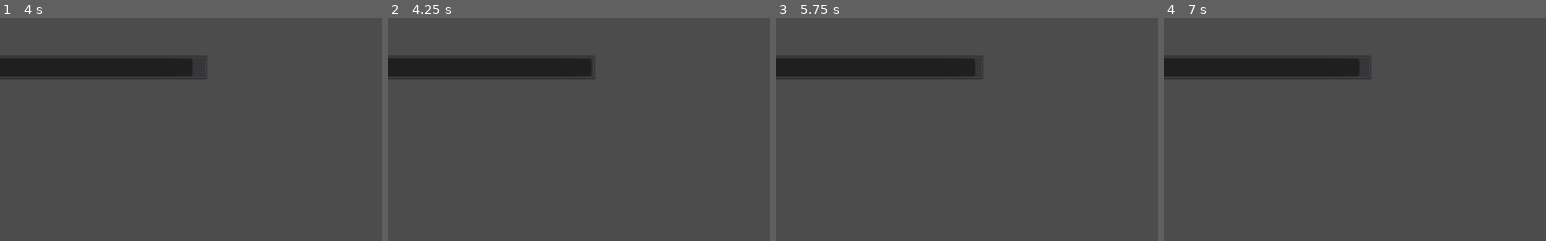
Above: before the commit, frames 1-4 (left to right).
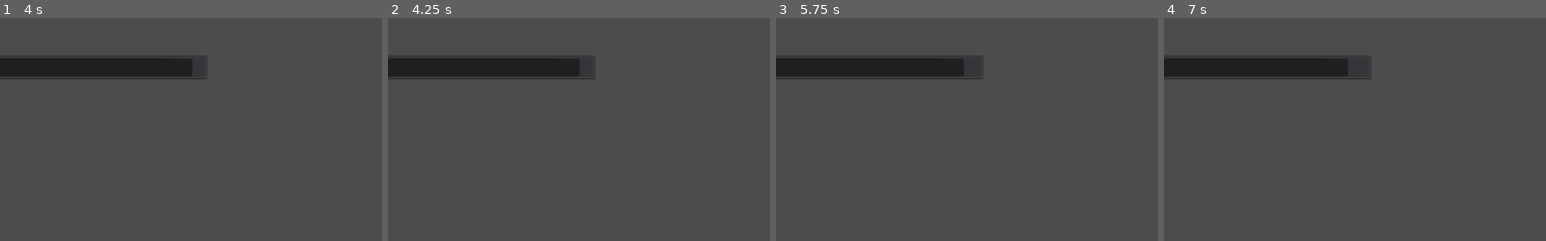
Above: after the commit, the same moments.

Repository: bosskab123/godot-wild-jam-36
Game: Godot game, scene res://scenes/tests/Temp.tscn
Same seed, same stepped clock (60 frames per second), same inputs: the game is played once before the commit and once after it. This scene is started directly instead of the project's main scene.
Inputs:
- Up to frame 1 (4 s): tap Enter at 0.5, 2, 3.5 s; hold D (move_right) 0.53-2.03 s; tap W (jump) at 0.6, 0.77, 1.07, 1.35, 1.52, 1.82, 2.1, 2.85, 3.02, 3.32, 3.6, 3.77 s; tap Space at 1.25, 2.75 s; hold A (move_left) 2.03-2.78 s; hold D (move_right) from 2.78 s (still down)
- Up to frame 2 (4.25 s): keep holding D (move_right); tap W (jump) at 4.07 s
- Up to frame 3 (5.75 s): release D (move_right) at 4.28 s; hold A (move_left) 4.28-5.03 s; tap W (jump) at 4.35, 4.52, 4.82, 5.1 s; tap Space at 5 s; hold D (move_right) from 5.03 s (still down)
- Up to frame 4 (7 s): release D (move_right) at 5.78 s; hold A (move_left) from 5.78 s (still down); tap W (jump) at 5.85, 6.02, 6.32, 6.6, 6.77 s
The pictures show only the part of the screen within x 15-65%, y 0-50%; the shares and areas given below are measured in that part.

Frame 1 is identical in both runs. In frame 2, 0.2% of the frame differs, in the area x 50-53%, y 18-26%; in frame 3, 0.2%; in frame 4, 0.2%.

Commit message:
fix right side wallhang, ceiling collision bug / extract functions

Diff:
--- a/scenes/player/PlayerAirState.gd
+++ b/scenes/player/PlayerAirState.gd
@@ -16,5 +16,12 @@
 	if player.is_on_floor():
 		change_state.call_func("idle")
 
-	if wall_check_ray.is_colliding():
+	if wall_check_ray.is_colliding() and is_moving_toward_facing():
 		change_state.call_func("wall_hang")
+
+func is_moving_toward_facing():
+	return (
+		Input.is_action_pressed("move_left") and state_machine.facing == GlobalVars.FACING.LEFT
+		or
+		Input.is_action_pressed("move_right") and state_machine.facing == GlobalVars.FACING.RIGHT
+	)
--- a/scenes/player/PlayerState.gd
+++ b/scenes/player/PlayerState.gd
@@ -42,4 +42,4 @@
 	if is_movement_locked:
 		state_machine.move_vector = Vector2.ZERO
 
-	player.move_and_slide(state_machine.move_vector, Vector2.UP)
+	state_machine.move_vector = player.move_and_slide(state_machine.move_vector, Vector2.UP)
--- a/scenes/player/PlayerWallHangState.gd
+++ b/scenes/player/PlayerWallHangState.gd
@@ -5,33 +5,32 @@
 export(Vector2) var DETACH_VECTOR: Vector2 = Vector2(50,0)
 export(float) var WALL_HANG_COOLDOWN: float = .7 # sec
 export(NodePath) onready var wall_check_ray = get_node(wall_check_ray) as RayCast2D
+var side_of_wall: int # determine which side is the wall on enter state
 
 func enter_state():
 	.enter_state()
 	wall_check_ray.enabled = false
+	side_of_wall = state_machine.facing
 	is_movement_locked = true
 
 func exit_state():
 	.exit_state()
 	is_movement_locked = false
-	state_machine.move_vector += DETACH_VECTOR * -state_machine.facing
+	state_machine.move_vector += DETACH_VECTOR * Vector2(-state_machine.facing, 1)
 	yield(get_tree().create_timer(WALL_HANG_COOLDOWN), "timeout")
 	wall_check_ray.enabled = true
 
 func _process(_delta):
-	print(state_machine.facing)
-	print(GlobalVars.FACING.LEFT)
-	print(GlobalVars.FACING.RIGHT)
-	print(!Input.is_action_pressed("move_left"))
-	print(!Input.is_action_pressed("move_right"))
-	if ((state_machine.facing == GlobalVars.FACING.LEFT
-		and !Input.is_action_pressed("move_left"))
-
-		or (state_machine.facing == GlobalVars.FACING.RIGHT
-		and !Input.is_action_pressed("move_right"))):
-		print("contrast")
+	if is_not_moving_toward_wall():
 		change_state.call_func("air")
 
 	if Input.is_action_just_pressed("jump"):
 		change_state.call_func("air")
-		state_machine.move_vector += WALL_JUMP_VECTOR * -state_machine.facing
+		state_machine.move_vector += WALL_JUMP_VECTOR * Vector2(-state_machine.facing, 1)
+
+func is_not_moving_toward_wall():
+	return(
+		(side_of_wall== GlobalVars.FACING.LEFT and !Input.is_action_pressed("move_left"))
+		or
+		(side_of_wall == GlobalVars.FACING.RIGHT and !Input.is_action_pressed("move_right"))
+	)
--- a/scenes/tests/Temp.tscn
+++ b/scenes/tests/Temp.tscn
@@ -28,12 +28,21 @@
 [node name="CollisionShape2D" type="CollisionShape2D" parent="StaticBody2D"]
 shape = SubResource( 1 )
 
+[node name="StaticBody2D3" type="StaticBody2D" parent="."]
+position = Vector2( 124.951, 352.406 )
+
+[node name="CollisionShape2D" type="CollisionShape2D" parent="StaticBody2D3"]
+shape = SubResource( 1 )
+
 [node name="StaticBody2D2" type="StaticBody2D" parent="."]
-position = Vector2( 504.465, 186.065 )
+position = Vector2( 762.143, 218.157 )
 rotation = 1.57079
 
 [node name="CollisionShape2D" type="CollisionShape2D" parent="StaticBody2D2"]
 shape = SubResource( 2 )
+__meta__ = {
+"_edit_lock_": true
+}
 
 [node name="Mud" parent="." instance=ExtResource( 3 )]
 position = Vector2( 768.839, 482.385 )
--- a/scenes/tests/WormTest.tscn
+++ b/scenes/tests/WormTest.tscn
@@ -2,7 +2,7 @@
 
 [ext_resource path="res://scenes/obstacles/Worm.tscn" type="PackedScene" id=1]
 [ext_resource path="res://scenes/items/Apple.tscn" type="PackedScene" id=2]
-[ext_resource path="res://scenes/Player.tscn" type="PackedScene" id=3]
+[ext_resource path="res://scenes/player/Player.tscn" type="PackedScene" id=3]
 
 [sub_resource type="RectangleShape2D" id=1]
 
